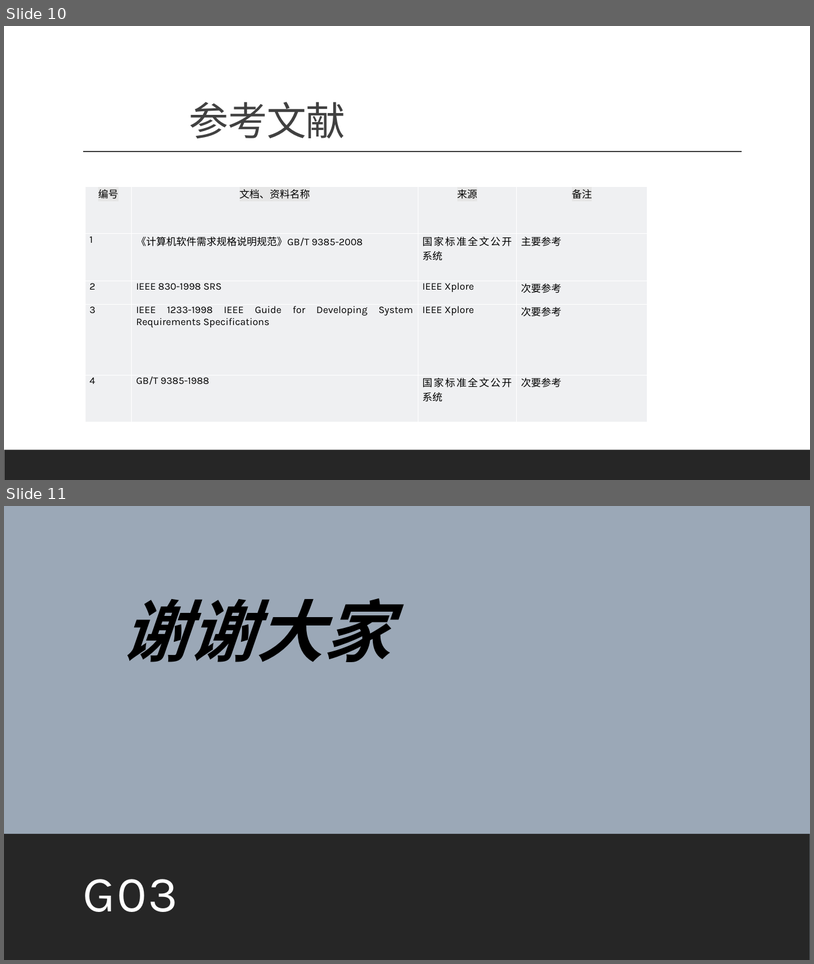
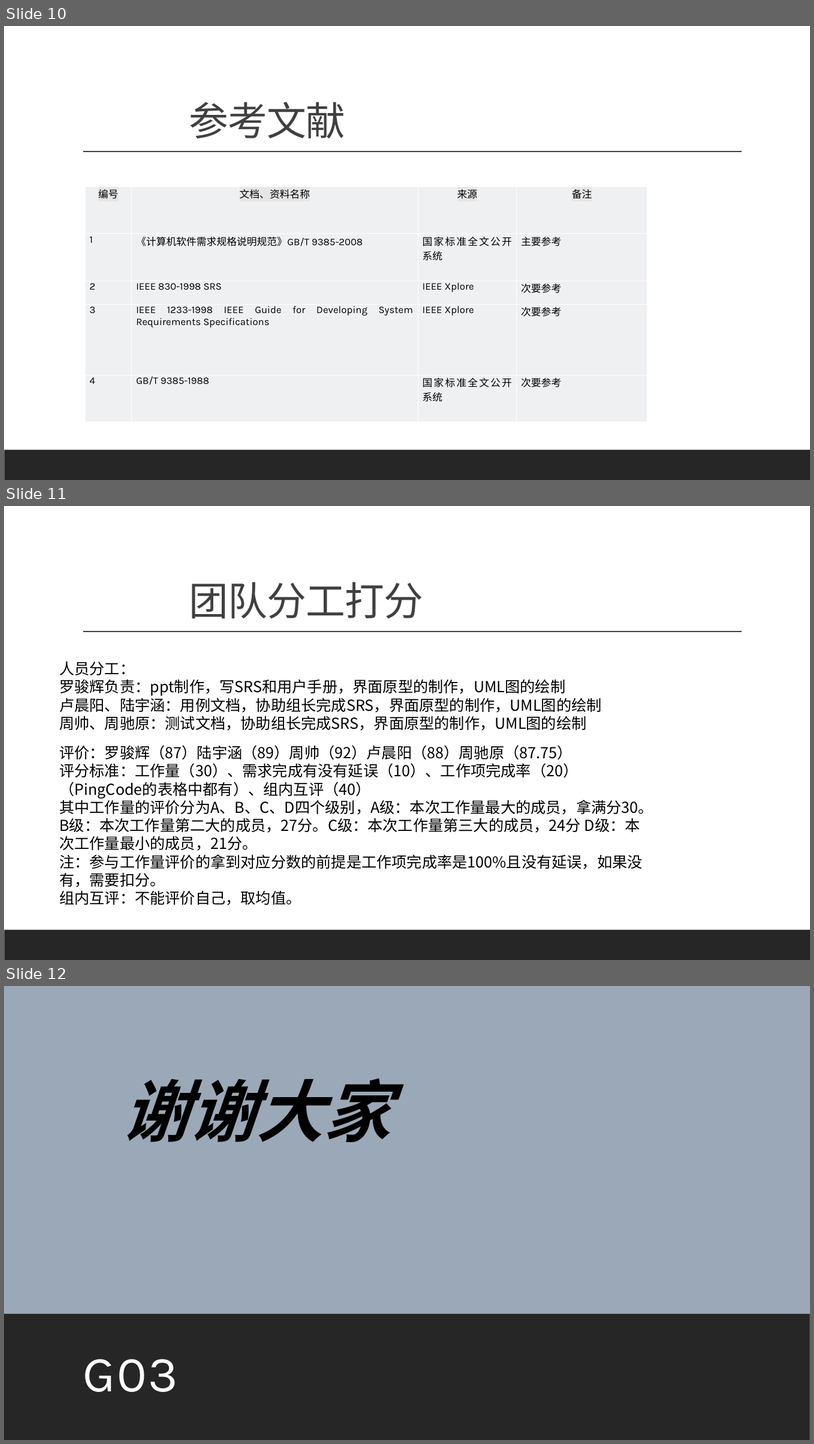
Before and after one commit to Luojh1/Luojh.github.io, a slide deck: SRS/超算中心运营门户网站的需求规格说明.pptx. Shown one above the other, each under a label of ours: slides 10 and 11 before the commit, slides 10, 11 and 12 after it. The pictures are 814x964 and 814x1444 pixels, drawn with LibreOffice and Linux fonts; fonts in the diff are those of the drawing. Boxes give left, top, right and bottom in pixels: in the first picture for what was removed or moved away, otherwise in the second. Text is boxed around its words. In the diff, an @@ line names an element or a change of style, - is before the commit and + after.

Commit message:
需求变更后的baseline

```diff
--- a/SRS/超算中心运营门户网站的需求规格说明.pptx
+++ b/SRS/超算中心运营门户网站的需求规格说明.pptx
@@ slide 11 added at (4,506,810,960), background #FFFFFF; not listed: 2 template elements that a slide beside it also shows @@
@@ title added at (189,582,423,619), 47 pt, text #404040 @@
+团队分工打分
@@ text added at (59,661,602,730), 18 pt, text #000000 @@
+人员分工：
+罗骏辉负责：ppt制作，写SRS和用户手册，界面原型的制作，UML图的绘制
+卢晨阳、陆宇涵：用例文档，协助组长完成SRS，界面原型的制作，UML图的绘制
+周帅、周驰原：测试文档，协助组长完成SRS，界面原型的制作，UML图的绘制
@@ text added at (59,745,654,905), 18 pt, text #000000 @@
+评价：罗骏辉（87）陆宇涵（89）周帅（92）卢晨阳（88）周驰原（87.75）
+评分标准：工作量（30）、需求完成有没有延误（10）、工作项完成率（20）（PingCode的表格中都有）、组内互评（40）
+其中工作量的评价分为A、B、C、D四个级别，A级：本次工作量最大的成员，拿满分30。B级：本次工作量第二大的成员，27分。C级：本次工作量第三大的成员，24分 D级：本次工作量最小的成员，21分。
+注：参与工作量评价的拿到对应分数的前提是工作项完成率是100%且没有延误，如果没有，需要扣分。
+组内互评：不能评价自己，取均值。
@@ what was slide 11 is now slide 12 @@
```
Also in this commit, not shown: 2 slides changed, 13 other files.
